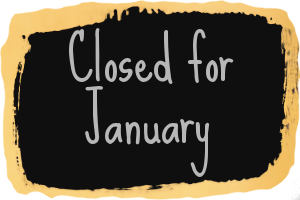
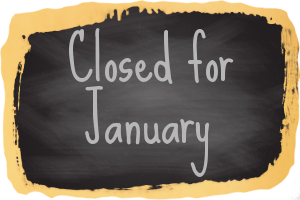
Before/after of a 300 × 200 layered artwork. What changed in the layer stack:
added layer "Closed for" above "Layer" over [69, 28, 234, 177]
hid "Layer", blend normal → darken, painted on it, masked it over [13, 6, 300, 200]
added layer "Clipboard" above "DSC_0374.JPG" over [13, 6, 300, 200]
